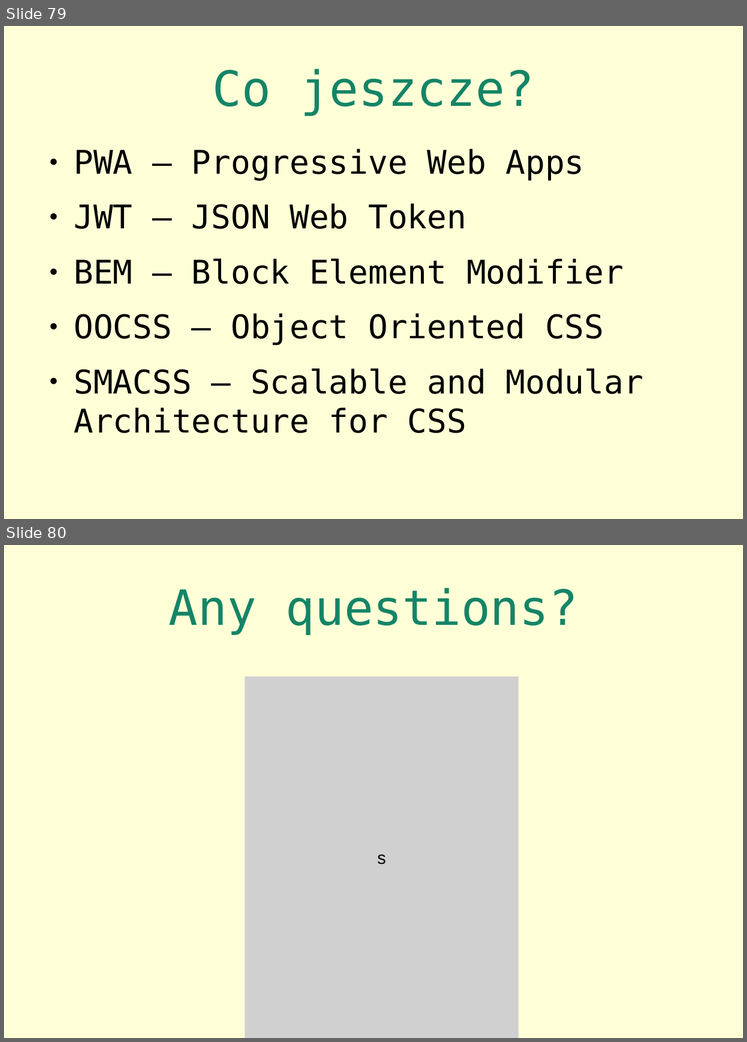
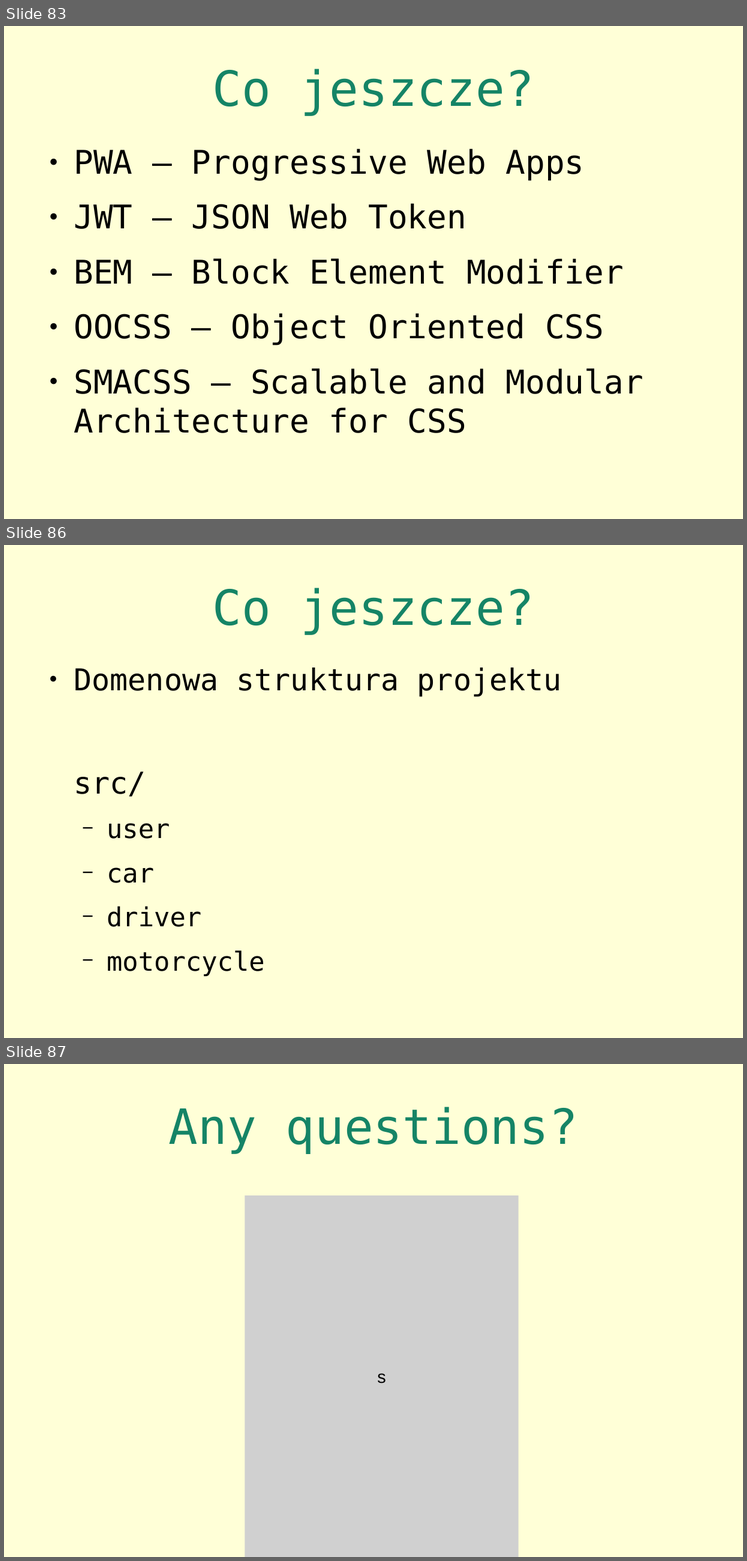
Before and after one commit to siciarek/react-for-oo-programmers, a slide deck: react.for.programmers.odp. Shown one above the other, each under a label of ours: slides 79 and 80 before the commit, slides 83, 86 and 87 after it; the slides between them are not shown. The pictures are 747x1042 and 747x1561 pixels, drawn with LibreOffice and Linux fonts; fonts in the diff are those of the drawing; grey boxes stand for pictures. Boxes give left, top, right and bottom in pixels: in the first picture for what was removed or moved away, otherwise in the second. Text is boxed around its words. In the diff, an @@ line names an element or a change of style, - is before the commit and + after.

```diff
--- a/react.for.programmers.odp
+++ b/react.for.programmers.odp
@@ slide 86 added at (x1=4, y1=545, x2=743, y2=1038), background #FFFFD7 @@
@@ title added at (x1=213, y1=588, x2=534, y2=635), 50.3 pt, text #158466 @@
+Co jeszcze?
@@ text added at (x1=74, y1=667, x2=562, y2=976), 31.1 pt, text #000000 @@
+● Domenowa struktura projektu
+src/
+  − user
+  − car
+  − driver
+  − motorcycle
@@ what was slide 79 is now slide 83 @@
@@ what was slide 80 is now slide 87 @@
```
Also in this commit, not shown: 6 other slides added.
